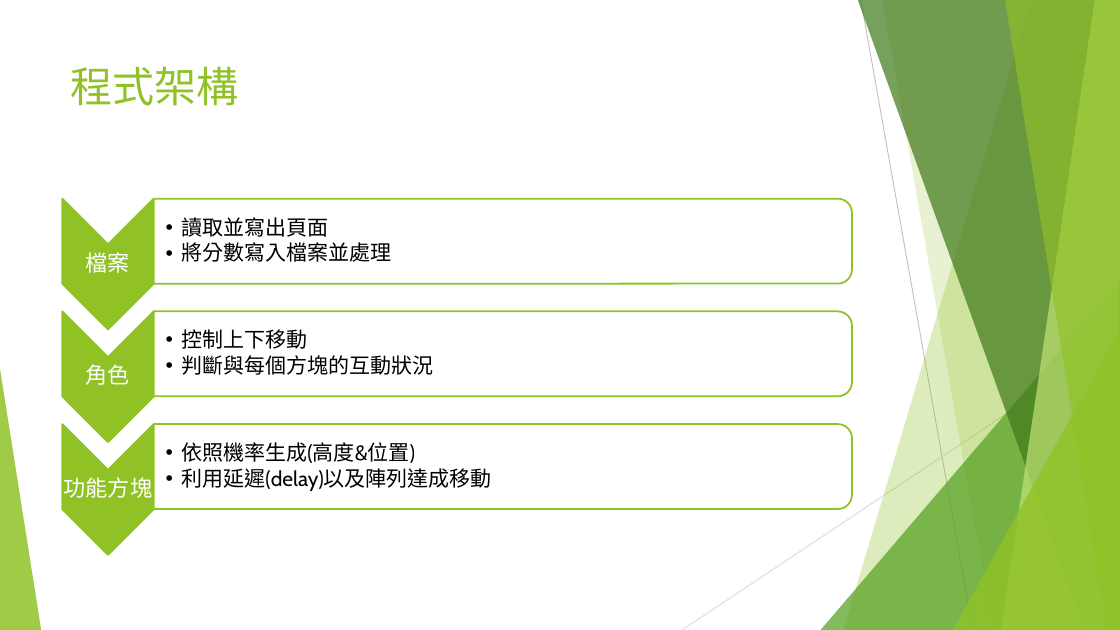
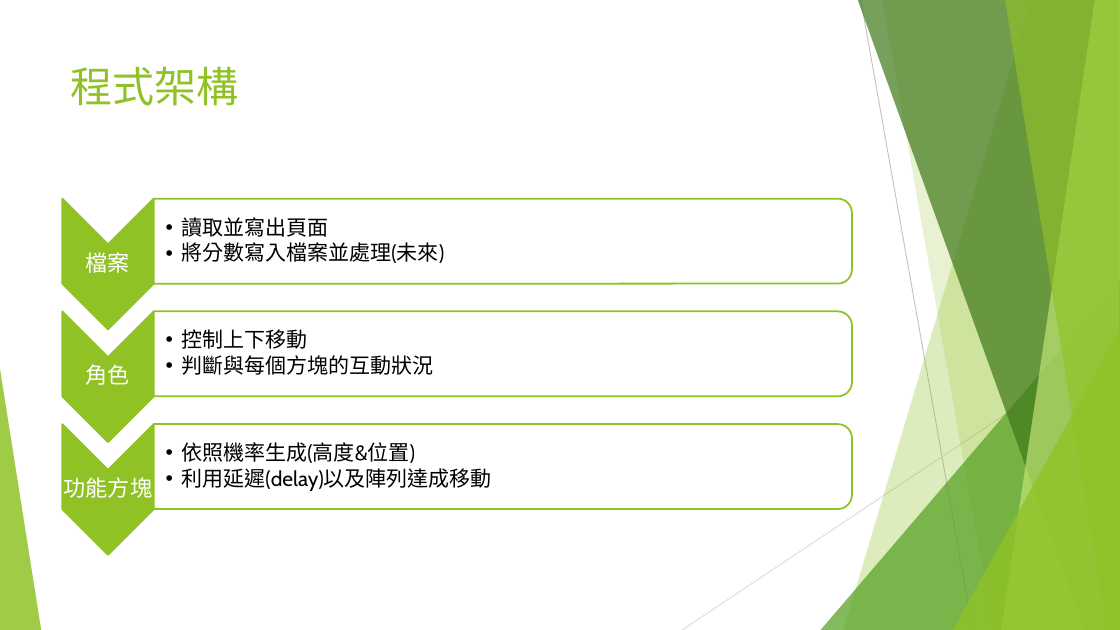
Before and after one commit to Bryant-Tang/ASMFinalProject, a slide deck: slide 5 of 組語project.pptx. Drawn at 1120x630 pixels with LibreOffice and Linux fonts; fonts in the diff are those of the drawing. Boxes give left, top, right and bottom in pixels: in the first picture for what was removed or moved away, otherwise in the second. Text is boxed around its words. In the diff, an @@ line names an element or a change of style, - is before the commit and + after.

Commit message:
ppt&doc

```diff
--- a/組語project.pptx
+++ b/組語project.pptx
@@ text at (181,242,444,263): text changed @@
-  • 將分數寫入檔案並處理
+  • 將分數寫入檔案並處理(未來)
```
Also in this commit, not shown: 1 other slide changed, 1 other file.
